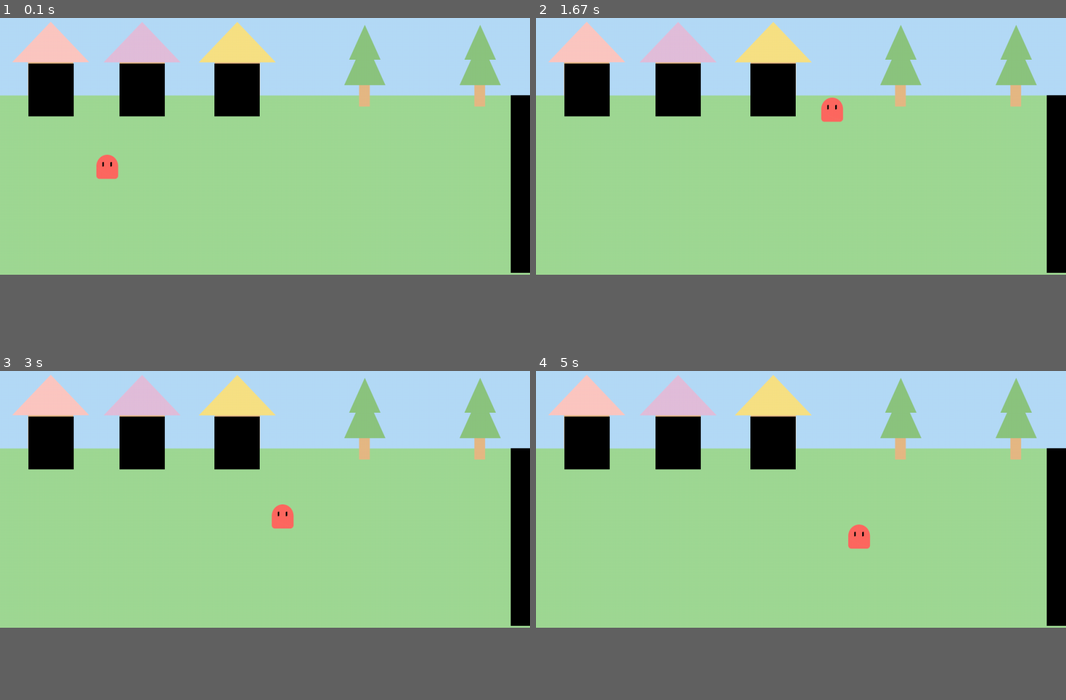
Above: before the commit, frames 1-4 (two rows, left to right).
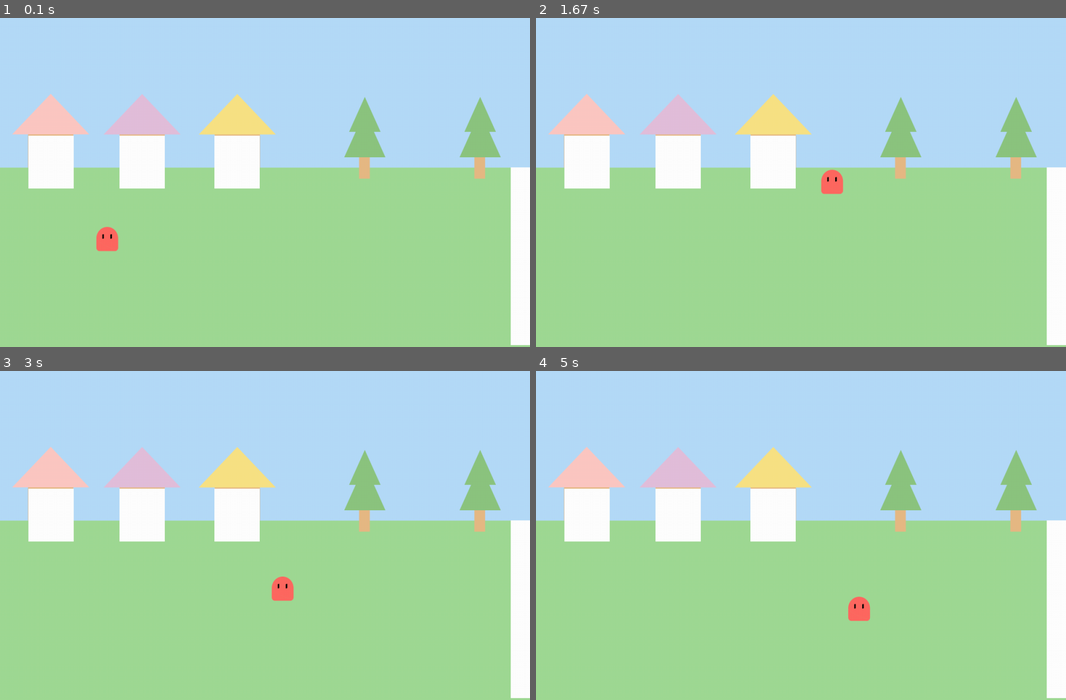
Above: after the commit, the same moments.

Repository: Kodow1/GameDevPyGameTask
Game: pygame game, started from main.py
The game is run twice, just before and just after one commit, with the same random seed, the same clock (stepped at 60 frames per second) and the same inputs.
Inputs:
- Up to frame 1 (0.1 s): no input
- Up to frame 2 (1.67 s): hold W 0.33-0.8 s; hold Right 0.33-0.8 s; hold Right 0.83-1.3 s
- Up to frame 3 (3 s): hold Right 1.67-2.13 s; hold A 2.17-2.7 s; hold Down from 2.73 s (still down)
- Up to frame 4 (5 s): release Down at 3.03 s; hold A 3.07-3.47 s; hold Up 3.5-3.87 s; hold D 3.9-4.53 s; hold Down 4.57-4.93 s; hold A from 4.97 s (still down)
The window is 900x531 before the commit and 900x654 after it. Grey fills any space a smaller window leaves; there, only what the larger window draws over its background counts as a difference.

The runs differ from the first frame. In frame 1, 32% of the frame differs, in the area x 0-100%, y 1-100%; in frame 2, 32%; in frame 3, 32%; in frame 4, 32%.

Commit message:
Fixing door implementing by adding rectangles to player and doors
also added illustrator file

Diff:
--- a/main.py
+++ b/main.py
@@ -2,8 +2,8 @@
 
 pygame.init()
 pygame.display.set_caption("BOB the Blob")
-
-WIDTH,HEIGHT = 1100,650
+scale = 0
+WIDTH,HEIGHT = 1100,800-scale
 BORDER_WIDTH,BORDER_HIGHT = WIDTH-10,HEIGHT-10
 
 bg1 = pygame.image.load("backgrounds/BG-1.png")
@@ -20,6 +20,7 @@
 
 FPS = 60
 VEL = 10
+
 
 image = pygame.image.load("ASSESTS/square-48.png")
 
@@ -33,34 +34,29 @@
         self.width = width
         self.height = height
         self.name = name
-        self.surface = pygame.Surface([width,height])
-        self.rect = self.surface.get_rect()
+        self.rect = pygame.Rect(x,y,self.width,self.height)
+
 
 
 class Player(pygame.sprite.Sprite):
     def __init__(self,x,y):
         self.image = pygame.image.load("ASSESTS/red.png")
         self.width,self.height = self.image.get_rect().size
-        self.rect = self.image.get_rect()
-        self.x = x
-        self.y = y
+        self.rect = pygame.Rect(x,y,self.width,self.height)
         self.velocity = 7
+        self.house_spawn = (460,740)
 
     def move(self,keys_pressed,room):
-        if keys_pressed[pygame.K_a] and self.x - self.velocity > room.left or keys_pressed[pygame.K_LEFT] and self.x - self.velocity > room.left:  # LEFT
-            self.x -= self.velocity
-        if keys_pressed[pygame.K_d] and self.x + self.velocity + self.width < room.right or keys_pressed[pygame.K_RIGHT] and self.x + self.velocity + self.width < room.right:  # RIGHT
-            self.x += self.velocity
-        if keys_pressed[pygame.K_w] and self.y - self.velocity > room.top or keys_pressed[pygame.K_UP] and self.y - VEL > room.top:  # UP
-            self.y -= self.velocity
-        if keys_pressed[pygame.K_s] and self.y + self.velocity + self.height < room.bottom or  keys_pressed[pygame.K_DOWN] and self.y + self.velocity + self.height < room.bottom:  # DOWN
-            self.y += self.velocity
-
-def room_change(player,room):
-    """if player is colliding with door, move to the next room based on the .name of the door."""
-    for door in room.door_list:
-        if door.rect.colliderect(player.rect):
-            print (door.name)
+        if keys_pressed[pygame.K_a] and self.rect.x - self.velocity > room.left or keys_pressed[pygame.K_LEFT] and self.rect.x - self.velocity > room.left:  # LEFT
+            self.rect.x -= self.velocity
+        if keys_pressed[pygame.K_d] and self.rect.x + self.velocity + self.width < room.right or keys_pressed[pygame.K_RIGHT] and self.rect.x + self.velocity + self.width < room.right:  # RIGHT
+            self.rect.x += self.velocity
+        if keys_pressed[pygame.K_w] and self.rect.y - self.velocity > room.top or keys_pressed[pygame.K_UP] and self.rect.y - VEL > room.top:  # UP
+            self.rect.y -= self.velocity
+        if keys_pressed[pygame.K_s] and self.rect.y + self.velocity + self.height < room.bottom or  keys_pressed[pygame.K_DOWN] and self.rect.y + self.velocity + self.height < room.bottom:  # DOWN
+            self.rect.y += self.velocity
+
+
 
 
 # class Room():
@@ -77,7 +73,7 @@
         self.door_list = pygame.sprite.Group()
         self.bg_image = pygame.image.load("backgrounds/BG-1.png")
         self.top = 425
-        self.bottom = HEIGHT - 10
+        self.bottom = HEIGHT -5
         self.left = 10
         self.right = WIDTH - 10
 
@@ -96,34 +92,132 @@
             door = Doors(item[0], item[1], item[2], item[3], item[4])
             self.door_list.add(door)
 
-
-
-# class Room1A():
-#     def __init__(self):
-#         self.door_list = pygame.sprite.Group()
-#         self.bg_image = pygame.image.load("backgrounds/BG-1-A.png")
-#         self.top = 40
-#         self.bottom = HEIGHT - 40
-#         self.left = 40
-#         self.right = WIDTH - 40
-
-#         doors = [[248,360,94,110]]
-#         for item in doors:
-#             door = Doors(item[0], item[1], item[2], item[3])
-#             self.door_list.add(door)
-
-
+class Room1A():
+    def __init__(self):
+        self.door_list = pygame.sprite.Group()
+        self.bg_image = pygame.image.load("backgrounds/BG-1-A.png")
+        self.top = 40
+        self.bottom = HEIGHT - 40
+        self.left = 40
+        self.right = WIDTH - 40
+
+        doors = [[441,757,218,40,"1"]]
+        for item in doors:
+            door = Doors(item[0], item[1], item[2], item[3], item[4])
+            self.door_list.add(door)
+
+class Room1B():
+    def __init__(self):
+            self.door_list = pygame.sprite.Group()
+            self.bg_image = pygame.image.load("backgrounds/BG-1-B.png")
+            self.top = 40
+            self.bottom = HEIGHT - 40
+            self.left = 40
+            self.right = WIDTH - 40
+
+            doors = [[441,757,218,40,"1"]]
+            for item in doors:
+                door = Doors(item[0], item[1], item[2], item[3], item[4])
+                self.door_list.add(door)
+
+class Room1C():
+    def __init__(self):
+            self.door_list = pygame.sprite.Group()
+            self.bg_image = pygame.image.load("backgrounds/BG-1-C.png")
+            self.top = 40
+            self.bottom = HEIGHT - 40
+            self.left = 40
+            self.right = WIDTH - 40
+
+            doors = [[441,757,218,40,"1"]]
+            for item in doors:
+                door = Doors(item[0], item[1], item[2], item[3], item[4])
+                self.door_list.add(door)
+
+class Room2():
+    def __init__(self):
+        self.door_list = pygame.sprite.Group()
+        self.bg_image = pygame.image.load("backgrounds/BG-2-A.png")
+        self.top = 425
+        self.bottom = HEIGHT -5
+        self.left = 10
+        self.right = WIDTH - 10
+
+        doors = [[0,426,40,370,"1"],
+                 [1060,426,40,370,"3"]
+                 ]
+
+        # self.door1a = Doors(59,360,94,110,"door1a")
+        # self.door1b = Doors(248,360,94,110,"door1b")
+        # self.door1c = Doors(445,360,94,110,"door1c")
+        # self.door2 = Doors(1060,426,40,370,"door2")
+
+        for item in doors:
+            door = Doors(item[0], item[1], item[2], item[3], item[4])
+            self.door_list.add(door)
+
+class Room3():
+    def __init__(self):
+        self.door_list = pygame.sprite.Group()
+        self.bg_image = pygame.image.load("backgrounds/BG-3.png")
+        self.top = 425
+        self.bottom = HEIGHT -5
+        self.left = 10
+        self.right = WIDTH - 10
+
+        doors = [[0,426,40,370,"2"],
+                 [1060,426,40,370,"4"]
+                 ]
+
+        # self.door1a = Doors(59,360,94,110,"door1a")
+        # self.door1b = Doors(248,360,94,110,"door1b")
+        # self.door1c = Doors(445,360,94,110,"door1c")
+        # self.door2 = Doors(1060,426,40,370,"door2")
+
+        for item in doors:
+            door = Doors(item[0], item[1], item[2], item[3], item[4])
+            self.door_list.add(door)
+
+
+def room_change(player,room):
+    """if player is colliding with door, move to the next room based on the .name of the door."""
+    for door in room.door_list:
+        if door.rect.colliderect(player.rect):
+            if door.name == "1":
+                new_room = Room1()
+            elif door.name == "1a":
+                new_room = Room1A()
+                if room == Room1(): #moving from
+                    player.rect.x,player.rect.y = player.house_spawn # moving player to spawn location of door in room
+            elif door.name == "1b":
+                new_room = Room1B()
+            elif door.name == "1c":
+                new_room = Room1C()
+            elif door.name == "2":
+                new_room = Room2()
+                if room == Room1(): # moving from left to right
+                    player.rect.x = 50 # moving player to the left of screen without effecting the y
+            elif door.name == "3":
+                new_room == Room3()
+
+        else:
+            new_room = room
+
+
+
+    return new_room
 
 def draw_window(player, room,scale):
+
     SCREEN.blit(room.bg_image, (0,-scale))
-    SCREEN.blit(player.image, (player.x, player.y-scale))
+    SCREEN.blit(player.image, (player.rect.x, player.rect.y-scale))
     for door in room.door_list:
-        SCREEN.blit(door.surface, (door.x, door.y-scale))
+        pygame.draw.rect(SCREEN,(255,255,255),door.rect)
+        #SCREEN.blit(door.rect, (door.rect.x, door.rect.y-scale))
     pygame.display.update()
 
 def main():
 
-    scale = 150
     player = Player(200,550)
     clock = pygame.time.Clock()
     room1 = Room1()
@@ -141,8 +235,9 @@
         player.move(keys_pressed,room)
         #door_hit_list = pygame.sprite.spritecollide(player,room.door_list, False)
 
-        room_change(player, room)
+        room = room_change(player, room)
         draw_window(player,room,scale)
+
 
 if __name__ == "__main__":
     main()
Not shown, changed: ASSESTS/Bob the blob.ai
